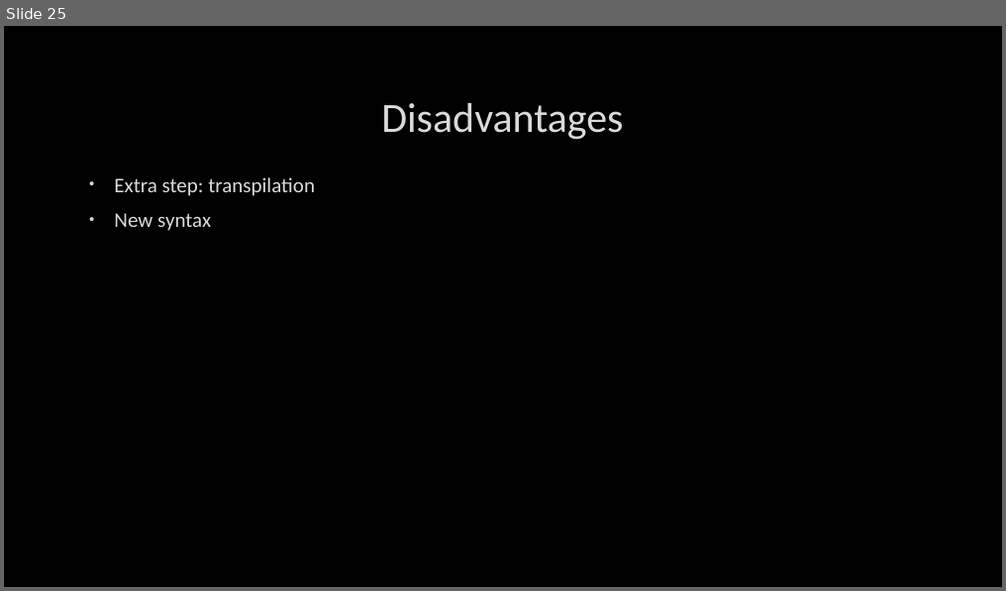
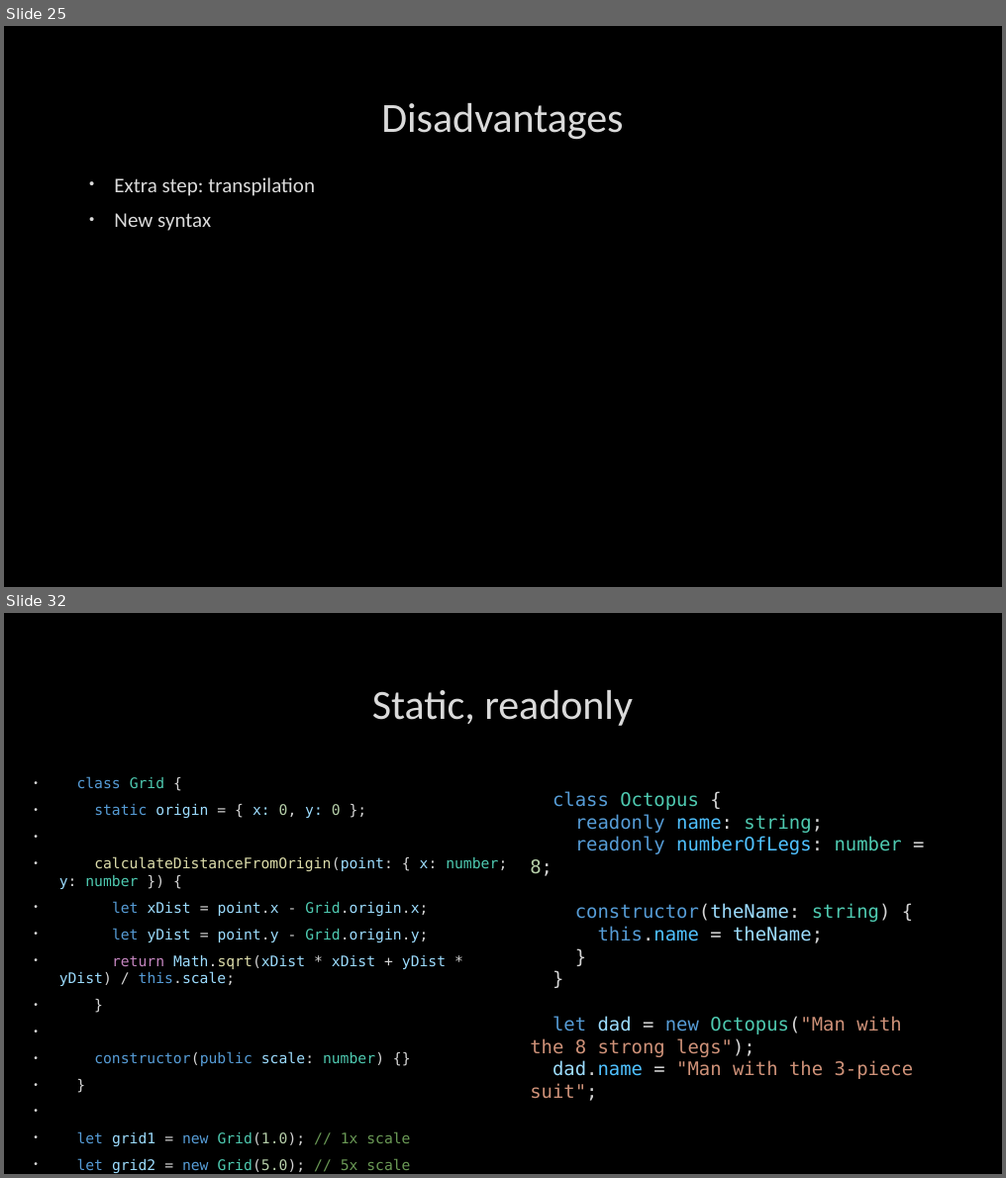
Before and after one commit to PaulaDianaCuc/OOPTraining, a slide deck: OOP JavaScript Training presentation.pptx. Shown one above the other, each under a label of ours: slide 25 before the commit, slides 25 and 32 after it; the slides between them are not shown. The pictures are 1006x591 and 1006x1178 pixels, drawn with LibreOffice and Linux fonts; fonts in the diff are those of the drawing; background and template pictures are left out. Boxes give left, top, right and bottom in pixels: in the first picture for what was removed or moved away, otherwise in the second. Text is boxed around its words. In the diff, an @@ line names an element or a change of style, - is before the commit and + after.

```diff
--- a/OOP JavaScript Training presentation.pptx
+++ b/OOP JavaScript Training presentation.pptx
@@ slide 32 added at (4,613,1002,1174), background picture (left out) @@
@@ title added at (372,690,633,726), 40 pt, text #DADADA @@
+Static, readonly
@@ text added at (59,776,507,1173), 14 pt, text #9CDCFE @@
+• class Grid {
+• static origin = { x: 0, y: 0 };
+• calculateDistanceFromOrigin(point: { x: number; y: number }) {
+• let xDist = point.x - Grid.origin.x;
+• let yDist = point.y - Grid.origin.y;
+• return Math.sqrt(xDist * xDist + yDist * yDist) / this.scale;
+• }
+• constructor(public scale: number) {}
+• }
+• let grid1 = new Grid(1.0); // 1x scale
+• let grid2 = new Grid(5.0); // 5x scale
@@ text added at (530,791,914,1101), 18 pt, text #CE9178 @@
+class Octopus {
+readonly name: string;
+readonly numberOfLegs: number = 8;
+constructor(theName: string) {
+this.name = theName;
+}
+}
+let dad = new Octopus("Man with the 8 strong legs");
+dad.name = "Man with the 3-piece suit";
```
Also in this commit, not shown: 1 slide changed, 12 other slides added, 6 slides removed.
